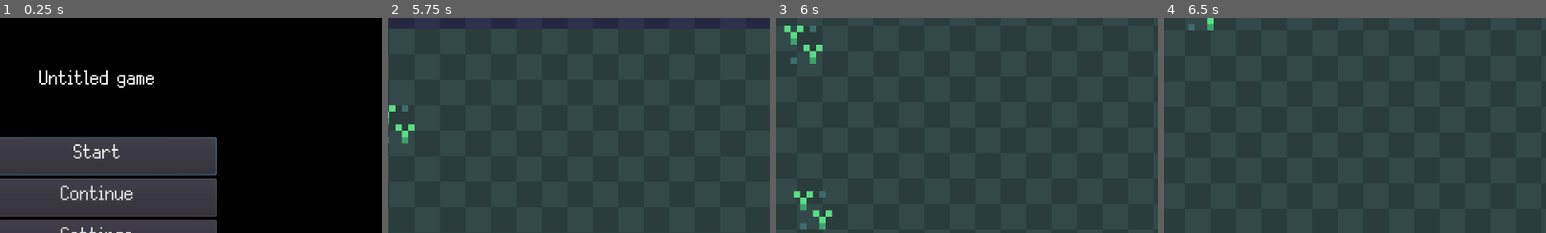
Above: before the commit, frames 1-4 (left to right).
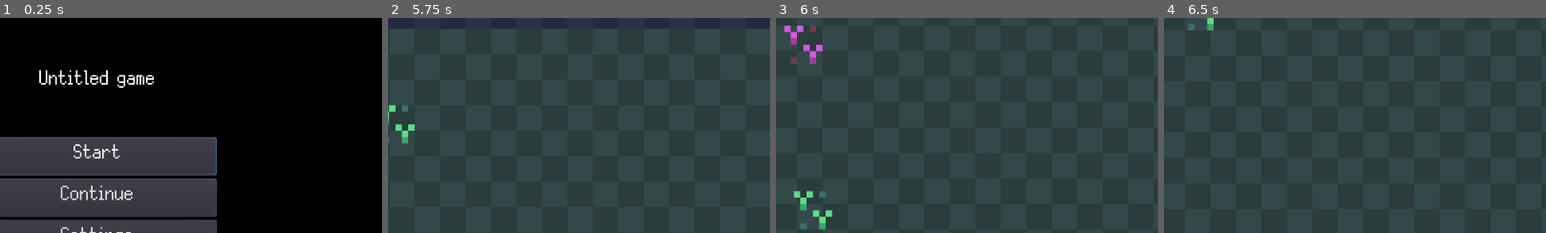
Above: after the commit, the same moments.

Repository: colinbellino/ai-and-games-2022
Game: Godot game, scene res://media/scenes/main.tscn
The game is run twice, just before and just after one commit, with the same random seed, the same clock (stepped at 60 frames per second) and the same inputs.
Inputs (mouse positions are % of the whole screen's width and height, from its top left):
- Up to frame 1 (0.25 s): no input
- Up to frame 2 (5.75 s): click "Start" at 0.5 s; tap Enter at 1.25 s; move the mouse to (22, 53) at 1.27 s; press the mouse at (22, 53) at 1.28 s; hold D (move_right) 1.28-2.03 s; move the mouse to (6, 73) at 2.02 s; release the mouse at (6, 73) at 2.03 s; hold S (move_down) 2.03-2.78 s; click (6, 73) at 2.1 s; move the mouse to (60, 28) at 2.77 s; press the mouse at (60, 28) at 2.78 s; hold D (move_right) 2.78-3.53 s; move the mouse to (45, 70) at 3.52 s; release the mouse at (45, 70) at 3.53 s; hold Z (move_up) 3.53-4.28 s; click (45, 70) at 3.6 s; move the mouse to (80, 65) at 4.27 s; press the mouse at (80, 65) at 4.28 s; hold Q (move_left) from 4.28 s (still down); move the mouse to (20, 35) at 5.02 s; release the mouse at (20, 35) at 5.03 s; click (20, 35) at 5.1 s
- Up to frame 3 (6 s): move the mouse to (38, 34) at 5.77 s; release Q (move_left) at 5.78 s; press the mouse at (38, 34) at 5.78 s; hold S (move_down) from 5.78 s (still down)
- Up to frame 4 (6.5 s): keep holding S (move_down)
The pictures show only the part of the screen within x 37-87%, y 9-59%; the shares and areas given below are measured in that part.

Frames 1-2 are identical in both runs. In frame 3, 0.6% of the frame differs, in the area x 2-13%, y 3-22%; in frame 4, nothing differs.

Commit message:
Better warnings for unknown behavour on entities

Diff:
--- a/project.godot
+++ b/project.godot
@@ -19,6 +19,11 @@
 "language": "GDScript",
 "path": "res://src/behaviours/Behaviour.gd"
 }, {
+"base": "Behaviour",
+"class": "EmitStimulus",
+"language": "GDScript",
+"path": "res://src/behaviours/EmitStimulus.gd"
+}, {
 "base": "Node2D",
 "class": "Entity",
 "language": "GDScript",
@@ -58,11 +63,6 @@
 "class": "Save",
 "language": "GDScript",
 "path": "res://src/Save.gd"
-}, {
-"base": "Reference",
-"class": "SendStimulus",
-"language": "GDScript",
-"path": "res://src/behaviours/SendStimulus.gd"
 }, {
 "base": "CanvasLayer",
 "class": "SettingsUI",
@@ -87,6 +87,7 @@
 _global_script_class_icons={
 "Attracted": "",
 "Behaviour": "",
+"EmitStimulus": "",
 "Entity": "",
 "EntityArea2D": "",
 "Enums": "",
@@ -95,7 +96,6 @@
 "LDTK": "",
 "MouseArea2D": "",
 "Save": "",
-"SendStimulus": "",
 "SettingsUI": "",
 "Sleepy": "",
 "TitleUI": "",
--- a/src/LDTK.gd
+++ b/src/LDTK.gd
@@ -118,12 +118,30 @@
 # Extract metadata coming from LDTK file to do stuff specific to entities
 # **Always do this AFTER the entities_node is added to the tree**
 static func update_entities(entities_node) -> void:
+    var known_metas : Array = [
+        "__grid",
+        "__identifier",
+        "__pivot",
+        "__smartColor",
+        "__tags",
+        "__tile",
+        "defUid",
+        "fieldInstances",
+        "height",
+        "iid",
+        "px",
+        "width",
+        "Sprite"
+    ]
+
     # This is an array of dictionary that look like this:
     # {base:Behaviour, class:Attracted, language:GDScript, path:res://src/behaviours/Attracted.gd}
     var behaviours : Array = []
     for item in ProjectSettings.get_setting("_global_script_classes"):
         if item.base == "Behaviour":
             behaviours.append(item)
+
+    var had_behaviour_warning := false
 
     for child in entities_node.get_children():
         var entity : Entity = child
@@ -133,7 +151,22 @@
             entity.name = "%s (%s)" % [identifier, iid]
         else:
             entity.name = identifier
-        # print("[Game] entity: ", [entity, entity.get_meta_list()])
+        # print("[LDTK] entity: ", [entity, entity.get_meta_list()])
+
+        if OS.is_debug_build():
+            for meta_name in entity.get_meta_list():
+                var found := false
+                if known_metas.find(meta_name) > -1:
+                    found = true
+                else:
+                    for behaviour_item in behaviours:
+                        if meta_name.begins_with(behaviour_item.class):
+                            found = true
+                            break
+
+                if found == false:
+                    had_behaviour_warning = true
+                    push_warning("Unknown behaviour: %s " % [meta_name])
 
         for behaviour_item in behaviours:
             var behaviour_name : String = behaviour_item.class
@@ -144,11 +177,13 @@
                     # print("behaviour_item: ", behaviour_item)
                     var behaviour = ResourceLoader.load(behaviour_item.path).new()
                     if behaviour == null:
+                        push_error("Failed to load the behaviour: %s" % [behaviour_name])
                         return
 
                     behaviour.name = behaviour_name
                     entity.add_child(behaviour)
 
+        # TODO: Move this to a behaviour
         var sprite_string : String = entity.get_meta("Sprite")
         var anim_path := "res://media/animations/entities/%s.tres" % [sprite_string]
         if ResourceLoader.exists(anim_path) == false:
@@ -158,6 +193,7 @@
         var sprite_frames : SpriteFrames = ResourceLoader.load(anim_path)
         entity.sprite_body.frames = sprite_frames
 
+        # TODO: Move this to a behaviour
         if identifier == "Creature":
             if Globals.creature != null:
                 push_error("Already on Creature in the world")
@@ -168,5 +204,11 @@
             # Quick hack to make the creature always visible
             Globals.creature.z_index = 99
 
+    if had_behaviour_warning:
+        var names = []
+        for behaviour_item in behaviours:
+            names.append(behaviour_item.class)
+        push_warning("List of existing behaviours: %s" % [names])
+
 static func get_behaviour_meta(entity: Entity, behaviour_name: String, meta_identifier: String):
     return entity.get_meta("%s_%s" % [behaviour_name, meta_identifier])
--- a/src/behaviours/SendStimulus.gd
+++ b/src/behaviours/EmitStimulus.gd
@@ -1,4 +1,4 @@
-class_name SendStimulus extends Behaviour
+class_name EmitStimulus extends Behaviour
 
 func _ready() -> void:
     var _result = entity.connect("interacted", self, "entity_interacted")
@@ -8,7 +8,7 @@
 
 func entity_interacted() -> void:
     entity.change_state(Enums.EntityStates.Activating)
-    var type = LDTK.get_behaviour_meta(entity, "SendStimulus", "Type")
+    var type = LDTK.get_behaviour_meta(entity, "EmitStimulus", "Type")
 
     var entities = entity.get_entities_in_area()
     for target in entities:
Not shown, changed: media/maps/world_0.ldtk
